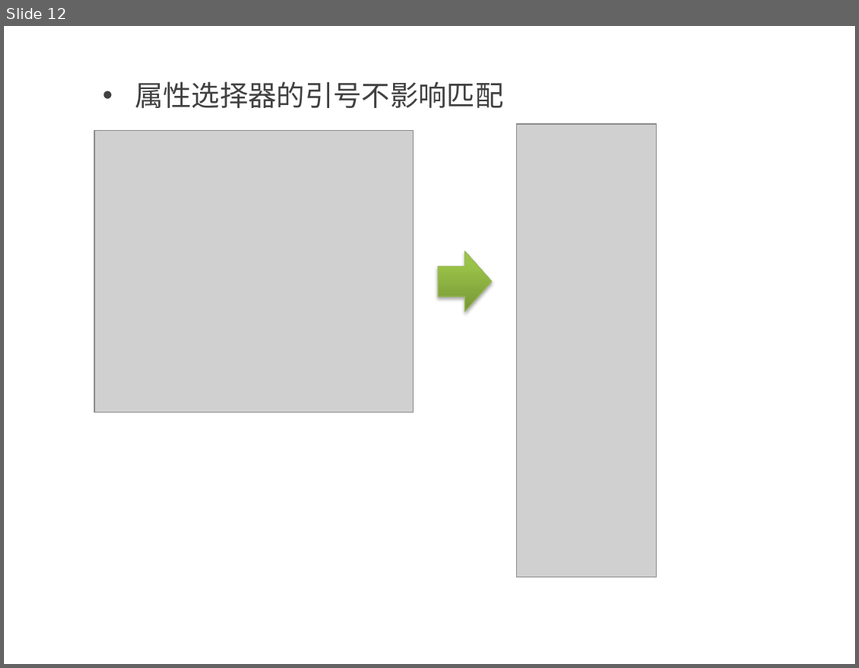
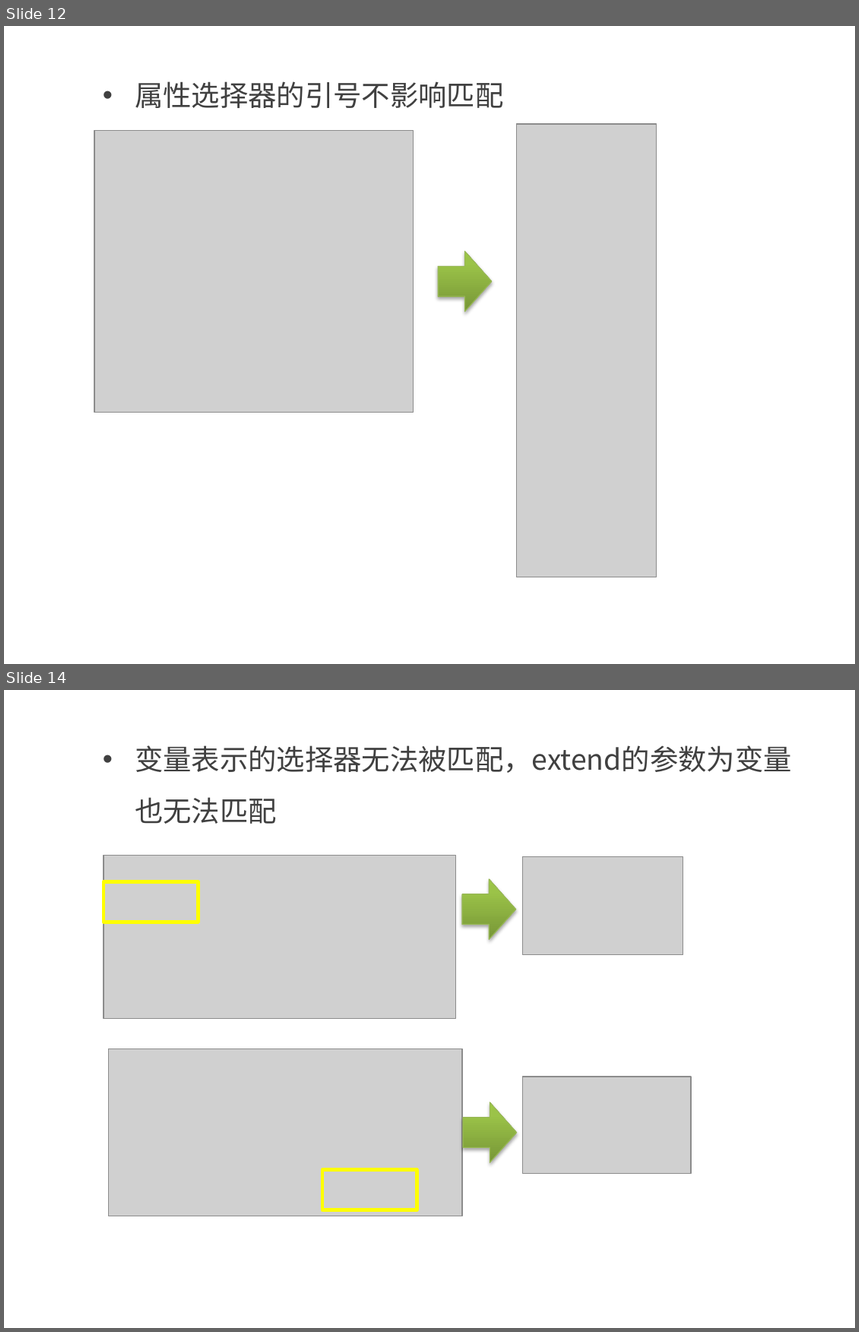
Before and after one commit to kong66/less-class, a slide deck: less-6-合并.pptx. Shown one above the other, each under a label of ours: slide 12 before the commit, slides 12 and 14 after it; the slides between them are not shown. The pictures are 859x668 and 859x1332 pixels, drawn with LibreOffice and Linux fonts; fonts in the diff are those of the drawing; grey boxes stand for pictures. Boxes give left, top, right and bottom in pixels: in the first picture for what was removed or moved away, otherwise in the second. Text is boxed around its words. In the diff, an @@ line names an element or a change of style, - is before the commit and + after.

```diff
--- a/less-6-合并.pptx
+++ b/less-6-合并.pptx
@@ slide 14 added at box(4, 690, 855, 1328), background #FFFFFF @@
@@ text added at box(135, 745, 792, 773), 24 pt, text #404040 @@
+• 变量表示的选择器无法被匹配，extend的参数为变量也无法匹配
@@ picture added at box(104, 855, 456, 1019) @@
@@ picture added at box(522, 857, 683, 954) @@
@@ rectangle added at box(104, 882, 198, 922), outline #FFFF00 3 pt @@
@@ right arrow added at box(462, 879, 515, 939), fill gradient #779737 to #9BC348 to #9DC746, outline #98B955 0.75 pt @@
@@ picture added at box(109, 1049, 463, 1216) @@
@@ picture added at box(522, 1078, 691, 1174) @@
@@ right arrow added at box(463, 1103, 516, 1163), fill gradient #779737 to #9BC348 to #9DC746, outline #98B955 0.75 pt @@
@@ rectangle added at box(322, 1170, 417, 1210), outline #FFFF00 3 pt @@
```
Also in this commit, not shown: 1 slide changed, 5 other slides added, 6 other files.
